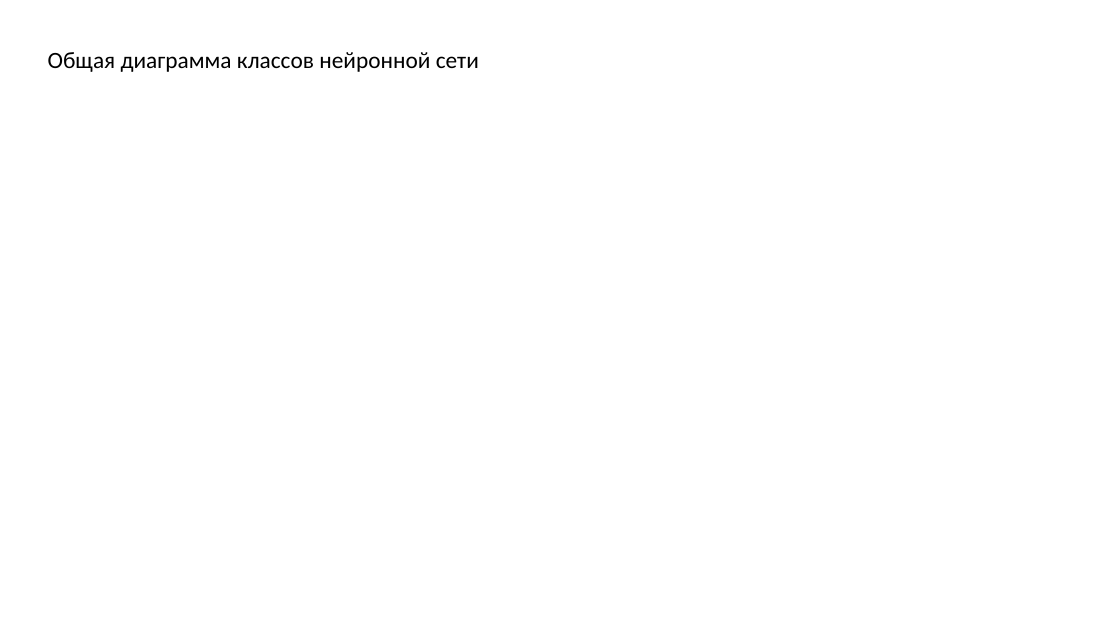
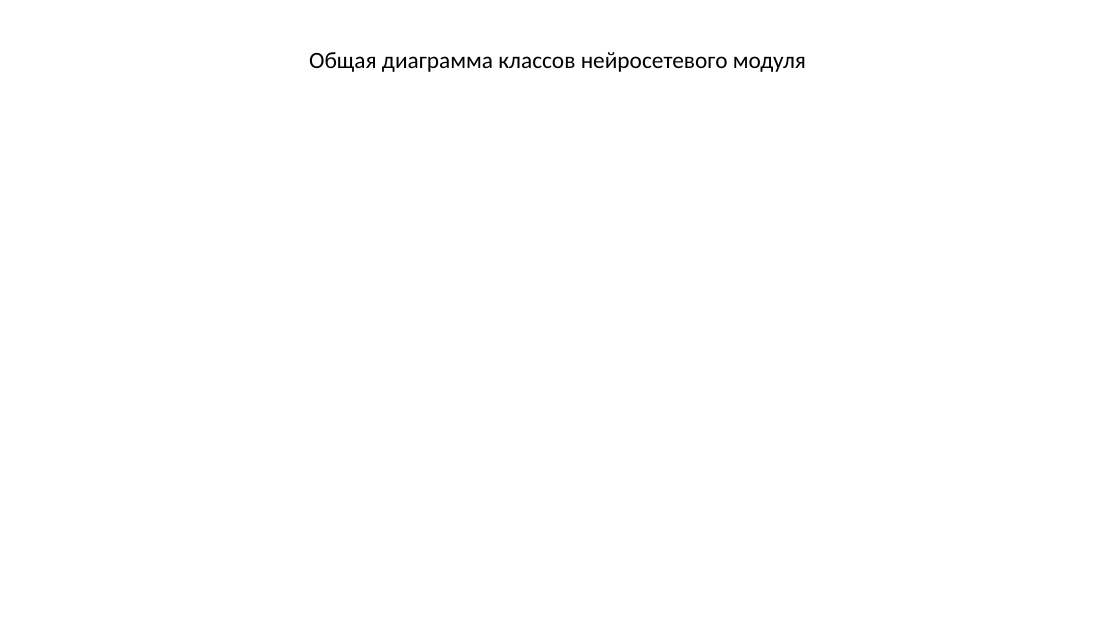
Before and after one commit to sevoster/hybrid-decision-making-system, a slide deck: slide 24 of docs/Синтетическая Презентация.pptx (slide 22 before the commit). Drawn at 1120x630 pixels with LibreOffice and Linux fonts; fonts in the diff are those of the drawing; background and template pictures are left out. Boxes give left, top, right and bottom in pixels: in the first picture for what was removed or moved away, otherwise in the second. Text is boxed around its words. In the diff, an @@ line names an element or a change of style, - is before the commit and + after.

```diff
--- a/docs/Синтетическая Презентация.pptx
+++ b/docs/Синтетическая Презентация.pptx
@@ text at bbox=[309, 52, 806, 72]: text changed @@
-Общая диаграмма классов нейронной сети
+Общая диаграмма классов нейросетевого модуля
```
Also in this commit, not shown: 9 other slides changed, 8 slides added.
